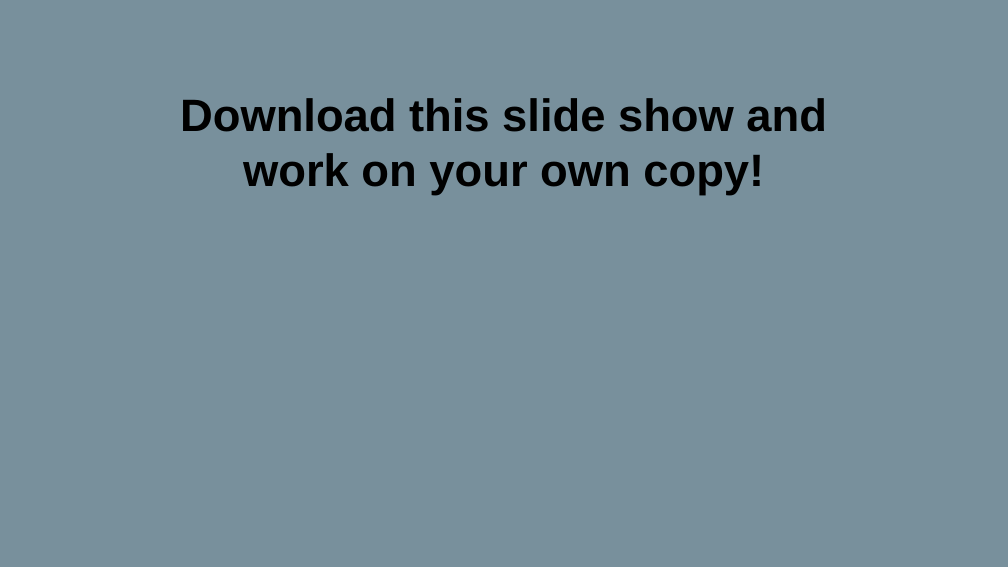
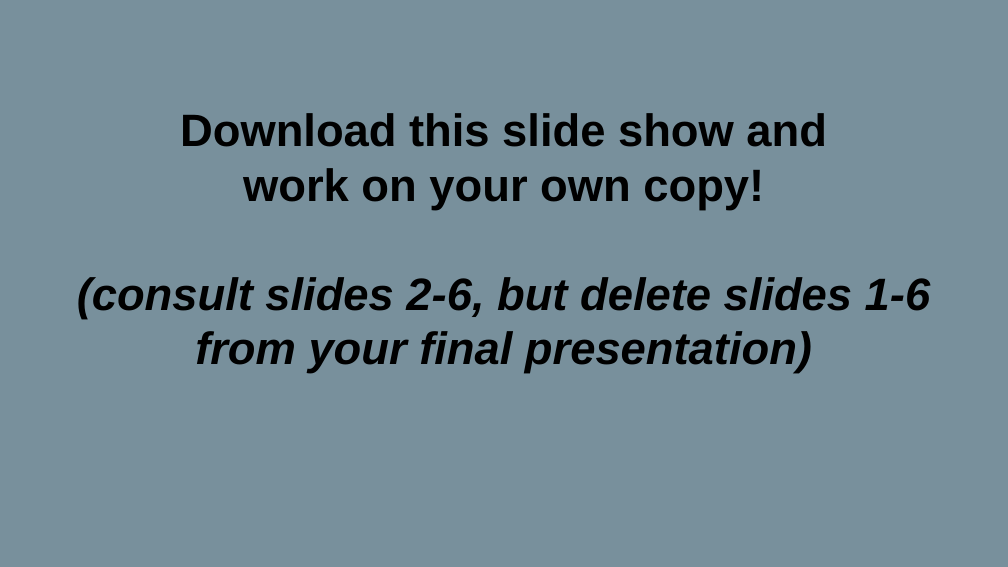
Before and after one commit to paleomammals/biodata_shortcourse, a slide deck: slide 1 of student presentation template.pptx. Drawn at 1008x567 pixels with LibreOffice and Linux fonts; fonts in the diff are those of the drawing. Boxes give left, top, right and bottom in pixels: in the first picture for what was removed or moved away, otherwise in the second. Text is boxed around its words. In the diff, an @@ line names an element or a change of style, - is before the commit and + after.

```diff
--- a/student presentation template.pptx
+++ b/student presentation template.pptx
@@ title at bbox=[77, 113, 931, 374]: text changed; italic on @@
-Download this slide show and
-work on your own copy!
+Download this slide show and
+work on your own copy!
+(consult slides 2-6, but delete slides 1-6 from your final presentation)
```
Also in this commit, not shown: 9 other slides changed, 8 other files.
